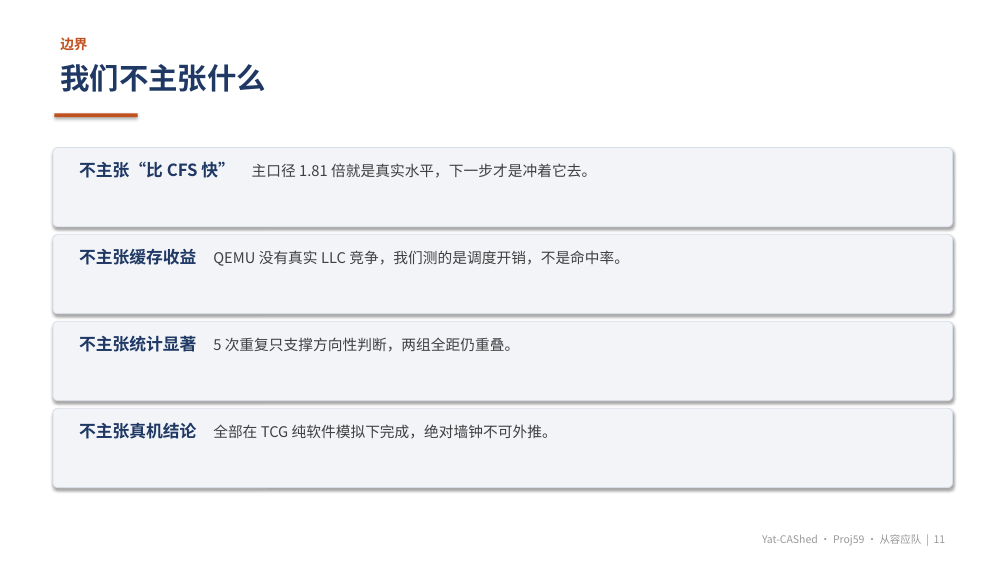
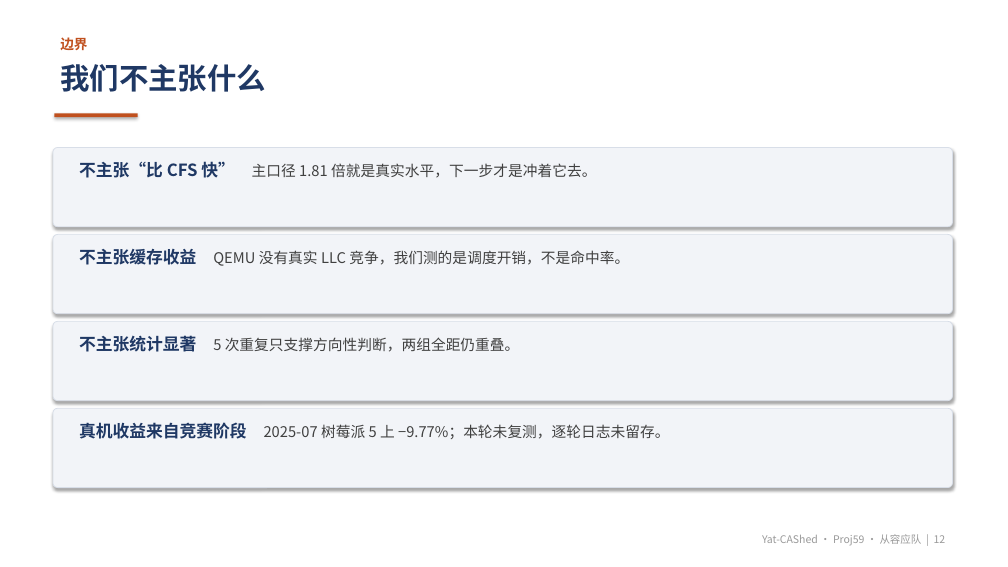
Before and after one commit to mafuquan430/Yat-CAshed, a slide deck: slide 12 of report/slides/结题答辩.pptx (slide 11 before the commit). Drawn at 1008x567 pixels with LibreOffice and Linux fonts; fonts in the diff are those of the drawing. Boxes give left, top, right and bottom in pixels: in the first picture for what was removed or moved away, otherwise in the second. Text is boxed around its words. In the diff, an @@ line names an element or a change of style, - is before the commit and + after.

```diff
--- a/report/slides/结题答辩.pptx
+++ b/report/slides/结题答辩.pptx
@@ text at <box>79,422,669,439</box>: text changed @@
-不主张真机结论 全部在 TCG 纯软件模拟下完成，绝对墙钟不可外推。
+真机收益来自竞赛阶段 2025-07 树莓派 5 上 −9.77%；本轮未复测，逐轮日志未留存。
```
Also in this commit, not shown: 5 other slides changed, 1 slide added, 11 other files.
